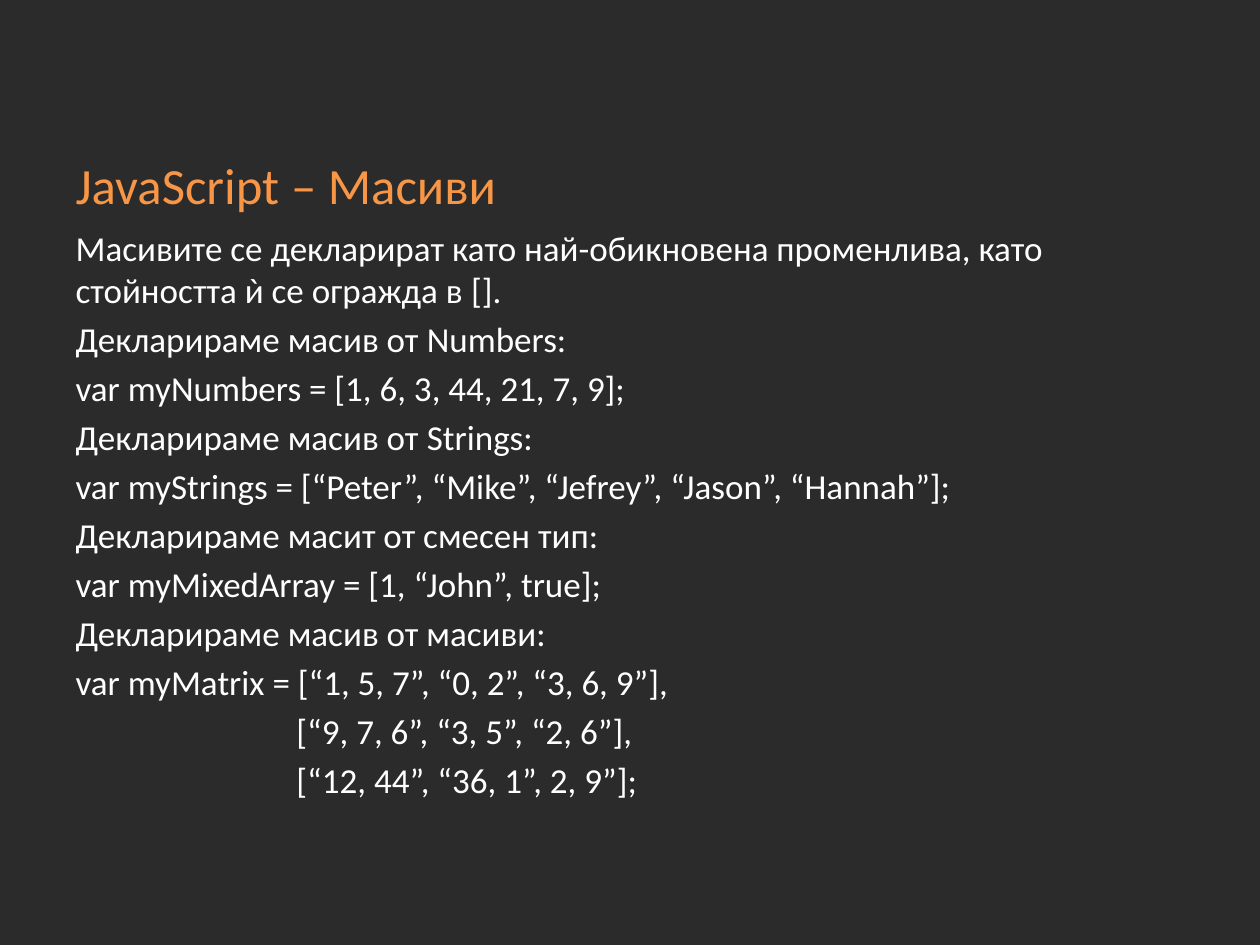
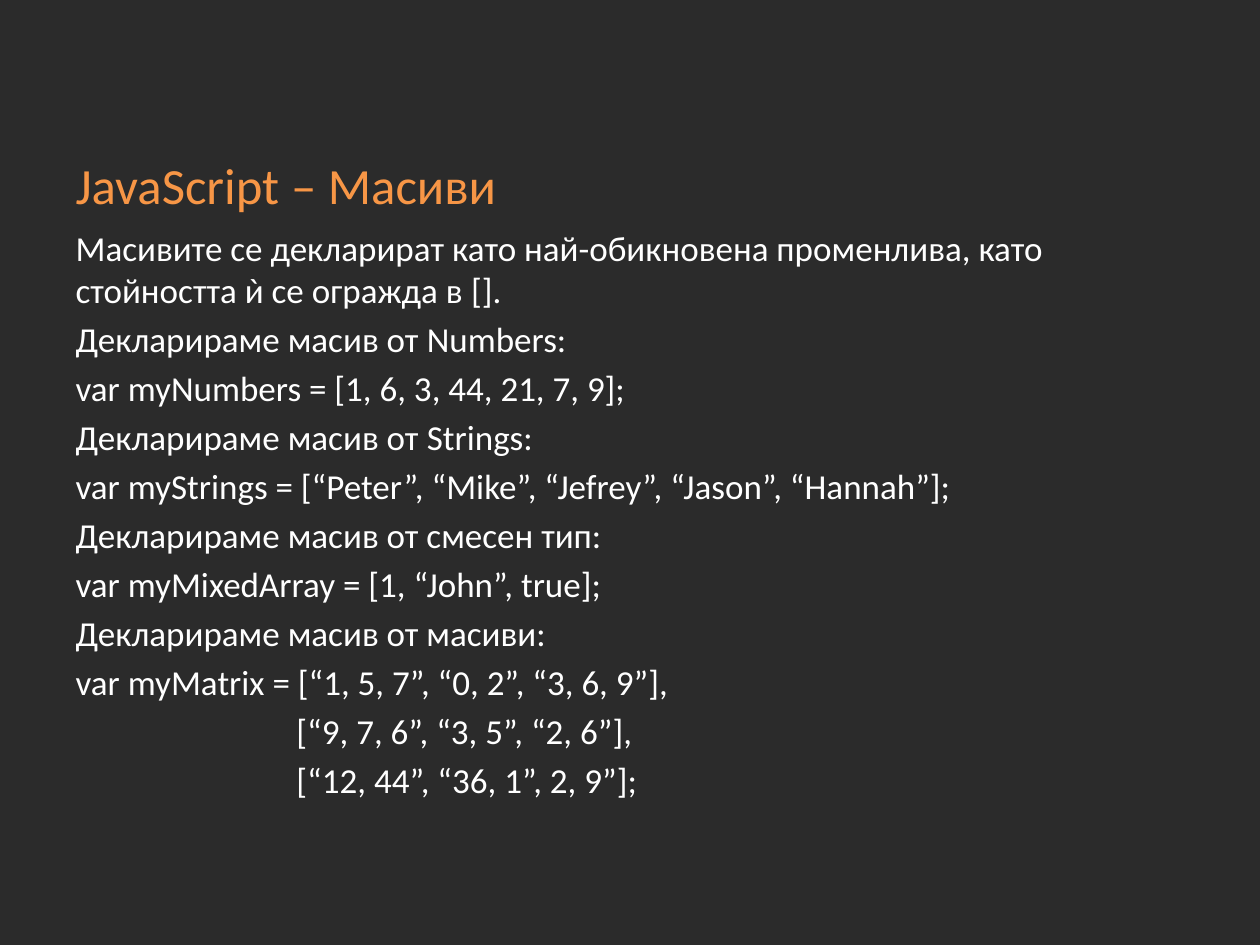
Before and after one commit to Academy-Soft-Intellect/Front-End-Course, a slide deck: slide 46 of 09-JavaScript-Basics/09-JavaScript-Basics.pptx. Drawn at 1260x945 pixels with LibreOffice and Linux fonts; fonts in the diff are those of the drawing; background and template pictures are left out; a plain dark background stands for a picture behind light text. Boxes give left, top, right and bottom in pixels: in the first picture for what was removed or moved away, otherwise in the second. Text is boxed around its words. In the diff, an @@ line names an element or a change of style, - is before the commit and + after.

Commit message:
09-JavaScript-Basics - examples added

```diff
--- a/09-JavaScript-Basics/09-JavaScript-Basics.pptx
+++ b/09-JavaScript-Basics/09-JavaScript-Basics.pptx
@@ text at [76,525,601,554]: text changed @@
-Декларираме масит от смесен тип:
+Декларираме масив от смесен тип:
```
Also in this commit, not shown: 3 other slides changed, 30 other files.
